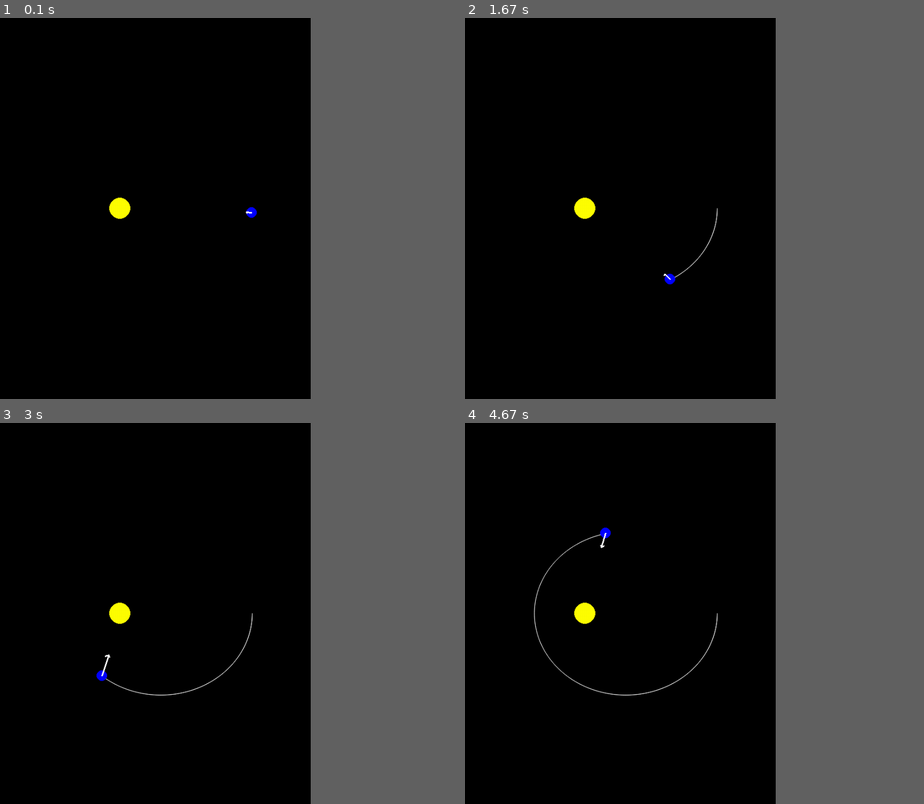
Above: before the commit, frames 1-4 (two rows, left to right).
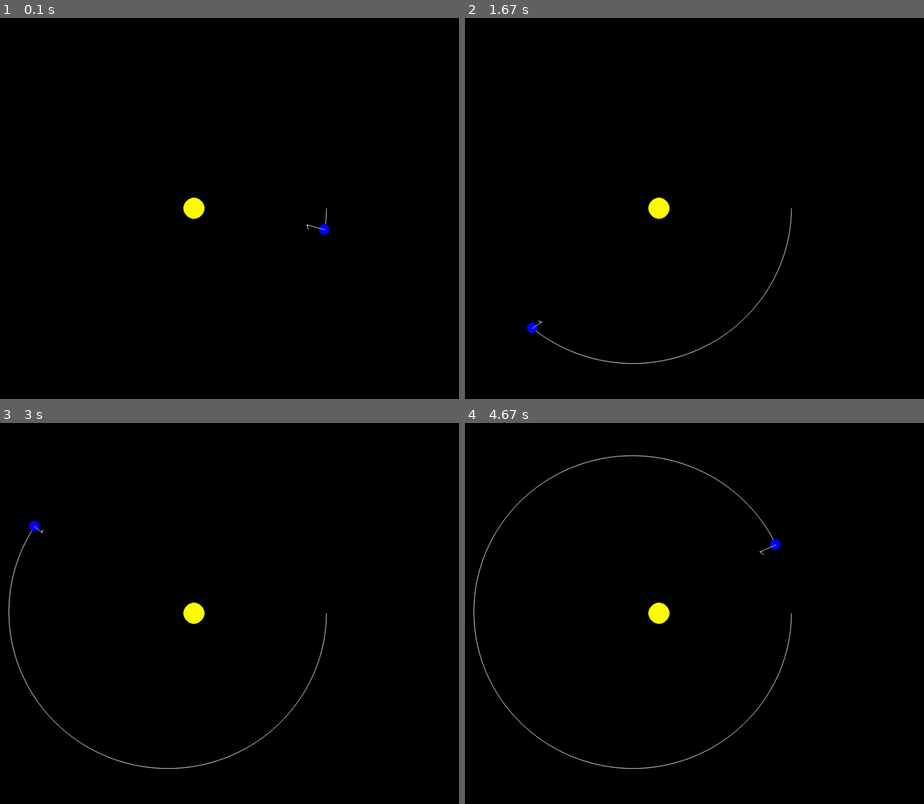
Above: after the commit, the same moments.

Repository: cdfricke/PyGame
Game: pygame game, started from orbit_analysis.py
The game is run twice, just before and just after one commit, with the same random seed, the same clock (stepped at 60 frames per second) and the same inputs.
Inputs:
- Up to frame 1 (0.1 s): no input
- Up to frame 2 (1.67 s): no input
- Up to frame 3 (3 s): no input
- Up to frame 4 (4.67 s): no input
In our replay, the window is 648x648 before the commit and 900x648 after it. These sizes can differ from the game's own. Grey fills any space a smaller window leaves; there, only what the larger window draws over its background counts as a difference.

The runs differ from the first frame. In frame 1, 0.5% of the frame differs, in the area x 23-72%, y 47-57%; in frame 2, 0.8%; in frame 3, 1.1%; in frame 4, 1.5%, in the area x 1-72%, y 8-91%.

Commit message:
adding some more analysis, anti-aliased arrows

Diff:
--- a/arrow.py
+++ b/arrow.py
@@ -45,12 +45,12 @@
         tail to tip. As long as the percentanges add up to 1 (e.g. 98% + 2%), the arrowhead will make 45 degree angles with the body of the arrow.
         """
         # central body
-        pygame.draw.line(surface=surface, color=color, start_pos=self.tail, end_pos=self.tip, width=thickness)
+        pygame.draw.aaline(surface=surface, color=color, start_pos=self.tail, end_pos=self.tip, blend=thickness)
         # angled tip
         leftAngled = self.tail + (0.9 * self.length * self.direction) + (0.1 * self.length * self.perpendicular)
         rightAngled = self.tail + (0.9 * self.length * self.direction) - (0.1 * self.length * self.perpendicular)
         points = [leftAngled, self.tip, rightAngled]
-        pygame.draw.lines(surface=surface, color=color, closed=False, points=points, width=thickness)
+        pygame.draw.aalines(surface=surface, color=color, closed=False, points=points, blend=thickness)
 
 
     def update(self, tail, tip):
--- a/orbit_analysis.py
+++ b/orbit_analysis.py
@@ -9,20 +9,19 @@
 #   - add plotting of data
 #   - use real values (real gravitational constant, more realistic masses and separations)
 
-# *** INITIALIZE ***
+# libraries for analysis
+import matplotlib.pyplot as plt
 import pygame
 # my classes
 from trail import *
 from arrow import *
+from math import atan
 
-# libraries for analysis
-import matplotlib.pyplot as plt
-import numpy as np
-
+# *** INITIALIZE ***
 times = []
 velocities = []
-
-WIDTH = 720
+momentums = []
+WIDTH = 1000
 HEIGHT = 720
 pygame.init()
 screen = pygame.display.set_mode((WIDTH+1, HEIGHT+1))
@@ -31,26 +30,26 @@
 dt = 0
 frame = 0
 simulationTime = 0
+angularMomentum = 0
+halfPeriodCounter = 0
+# ******************
+
+# *** COMMON VECTORS AND LOCATIONS ***
+center = pygame.Vector2(WIDTH / 2, HEIGHT / 2)
+zero = pygame.Vector2(0, 0)
+origin = zero
+xhat = pygame.Vector2(1, 0)
+yhat = pygame.Vector2(0, 1)
 # ******************
 
 # *** CONSTANTS ***
 GRAV = 6.674E-11 # N m^2 kg^-2
 SUN_MASS = 6.5e15 # kg
-RATE = 3
+INITIAL_POS = center + 250*xhat
+RATE = 10
+# ******************
 
-# *** COMMON VECTORS AND LOCATIONS ***
-
-center = pygame.Vector2(WIDTH / 2, HEIGHT / 2)
-zero = pygame.Vector2(0, 0)
-origin = zero
-xhat = pygame.Vector2(1, 0)
-yhat = pygame.Vector2(0, 1)
-
-# ************************************
-
-# *** CLASS DEFINITIONS ***
-# NOTE THAT THESE CLASS DEFINITIONS RELY ON SOME OF THE DEFINED VARIABLES ABOVE
-
+# *** OBJECT CLASS ***
 class Object:
     """This is the base object of the simulation. It is drawn in the window as a circle"""
     def __init__(self, radius, mass):
@@ -72,23 +71,22 @@
         self.velocity += self.acceleration * deltaTime
         # x_f = x_0 + vt
         self.position += self.velocity * deltaTime
-
 # *************************
 
 # ***** INITIAL CONDITIONS *****
-
 # sun object, default position and velocity
 sun = Object(mass=SUN_MASS, radius=20.0)
 # orbitor1 object, non-default position and velocity
 orbitor1 = Object(mass=5.0, radius=10.0)
-orbitor1.position = center + 250*xhat
-orbitor1.velocity = 31*yhat
+orbitor1.position = INITIAL_POS
+orbitor1.velocity = 45*yhat
+# ******************
 
 # *** ARROWS, GRIDS, AND TRAILS ***
-orbitorTrail1 = Trail(1200)
+orbitorTrail1 = Trail(1575)
 orbitorTrail1.addPoint(orbitor1.position.copy())
-
 accelArrow = Arrow(orbitor1.position, orbitor1.position - xhat)
+# ******************
 
 # ***** GAME LOOP *****
 while running:
@@ -111,11 +109,20 @@
     # a = GM/r^2 (in the negative radial direction)
     orbitor1.acceleration = -((GRAV * sun.MASS) / (radius.magnitude() * radius.magnitude())) * rhat
 
+    # L = mvr
+    angularMomentum = orbitor1.MASS * orbitor1.velocity.magnitude() * radius.magnitude()
+
     # once we have the acceleration, we can decide how to draw the acceleration arrow
-    accelArrow.update(orbitor1.position, orbitor1.position + orbitor1.acceleration*1.5)
+    accelArrow.update(orbitor1.position, orbitor1.position + orbitor1.acceleration*5)
 
     # update acceleration, velocity, and position of each orbitor (NOT the sun... assuming Keplerian Limit M >> m)
+    vBefore = orbitor1.velocity.copy()
     orbitor1.update(RATE*dt)
+    vAfter = orbitor1.velocity.copy()
+    if (vBefore.x*vAfter.x < 0):
+        halfPeriodCounter += 1
+        period = simulationTime * 2 / halfPeriodCounter
+        print("Orbital Period:", round(period, 2), "seconds.")
 
     # ***** RENDER THE GAME HERE *****
     # TRAIL
@@ -124,7 +131,7 @@
     orbitor1.draw(screen, "blue")
     sun.draw(screen, "yellow")
     # ARROW
-    accelArrow.draw(screen, "white", 3)
+    accelArrow.draw(screen, "white", 1)
 
     # flip() display to send work to the screen
     pygame.display.flip()
@@ -132,20 +139,20 @@
     # limit to 50 fps (dt ~ 0.02)
     dt = clock.tick(100) / 1000
     # track a couple things for use
-    simulationTime += dt
+    simulationTime += dt * RATE
     frame += 1
-    print(simulationTime)
     # add data to our times and velocities arrays to plot after the sim runs
     times.append(simulationTime)
-    velocities.append(-orbitor1.velocity.y)
+    velocities.append(orbitor1.velocity.magnitude())
+    momentums.append(angularMomentum)
 
 pygame.quit()
 
+# *** DATA ANALYSIS ***
 fig, ax = plt.subplots()
-ax.set_ylabel("$V_y$ (px $\\rm s^{-1}$)")
+ax.set_ylabel("$v$ (px $\\rm s^{-1}$)")
 ax.set_xlabel("Time (s)")
-ax.set_title("$V_y$ vs. time")
-
+ax.set_title("Velocity vs. time")
 ax.plot(times, velocities)
-
 plt.show()
+# ******************
